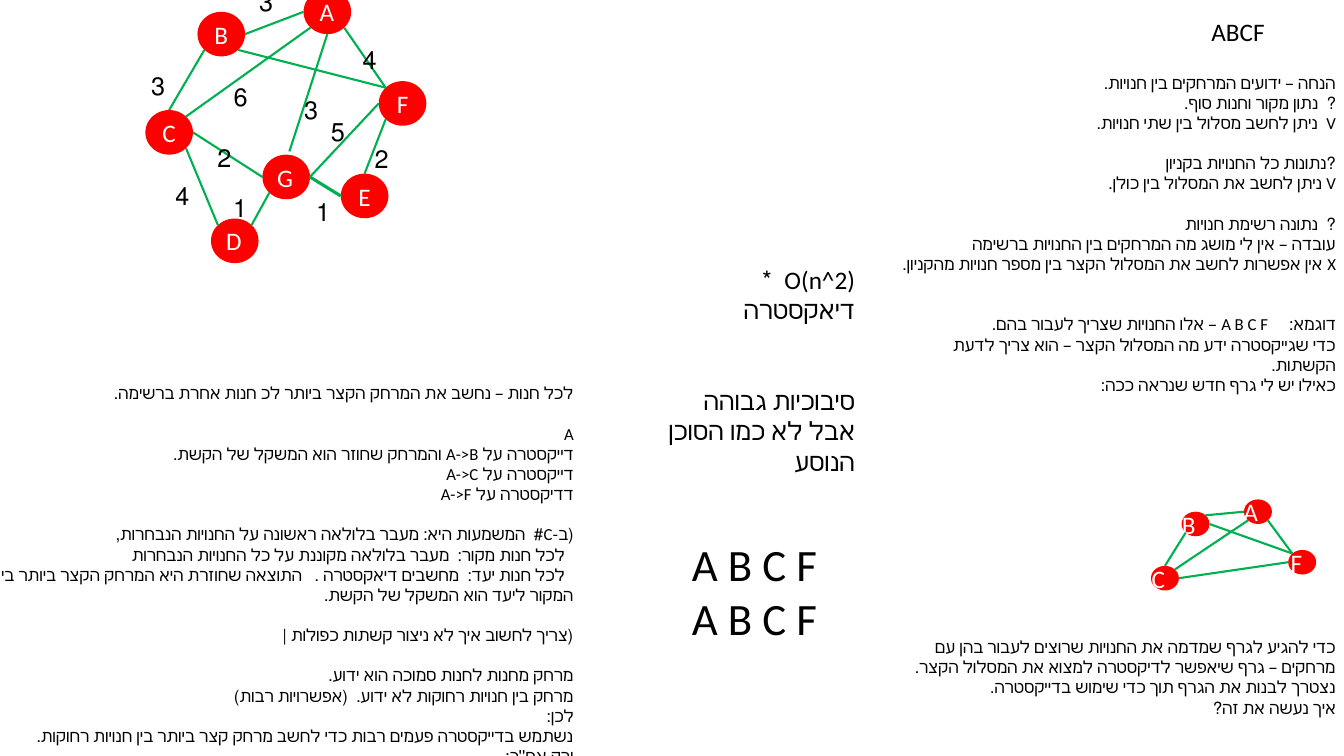
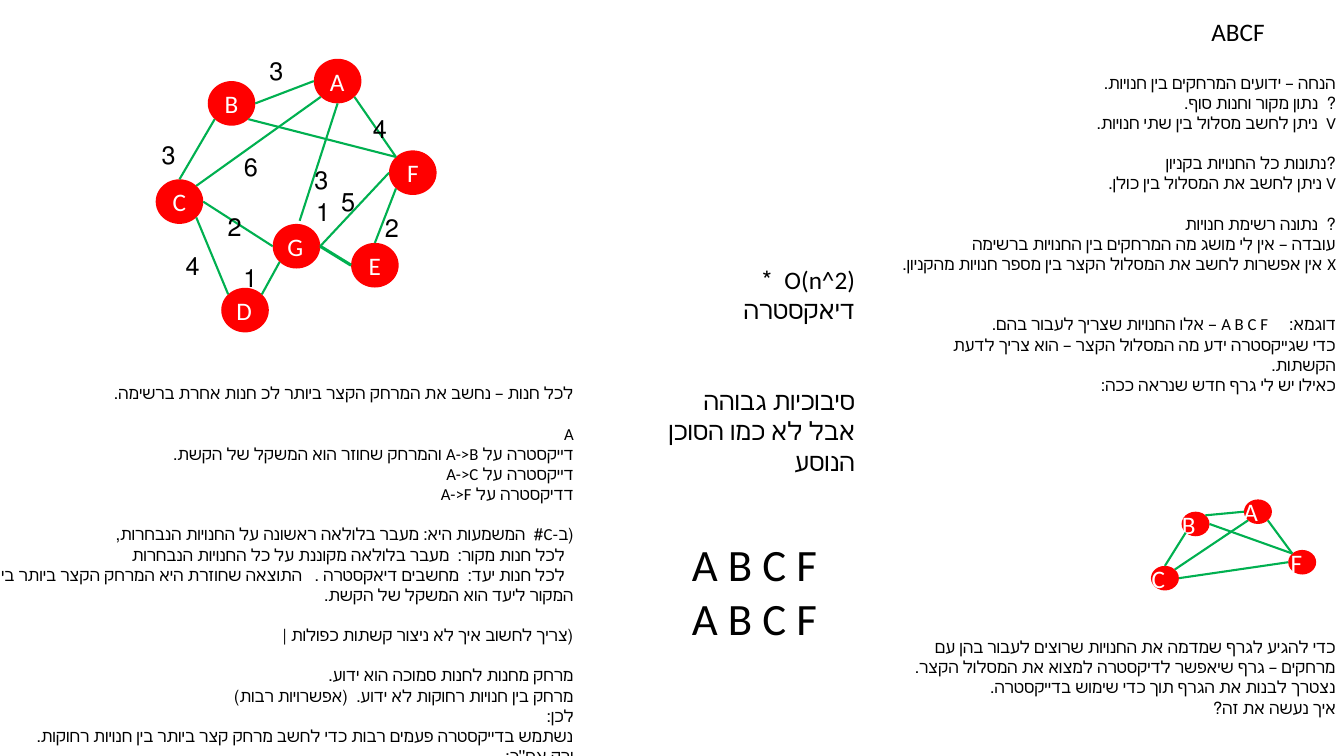
Before and after one commit to lielGlazer/mallwayze, a slide deck: slide 1 of אפליקציה וויז בקניון/צד שרת/הסברים לצד שרת/מה אני עושה.pptx. Drawn at 1344x756 pixels with LibreOffice and Linux fonts; fonts in the diff are those of the drawing. Boxes give left, top, right and bottom in pixels: in the first picture for what was removed or moved away, otherwise in the second. Text is boxed around its words. In the diff, an @@ line names an element or a change of style, - is before the commit and + after.

```diff
--- a/אפליקציה וויז בקניון/צד שרת/הסברים לצד שרת/מה אני עושה.pptx
+++ b/אפליקציה וויז בקניון/צד שרת/הסברים לצד שרת/מה אני עושה.pptx
@@ 12 lines, 10 texts, 7 ellipses moved together from (x1=145, y1=0, x2=426, y2=263) to (x1=155, y1=58, x2=437, y2=333) @@
```
Also in this commit, not shown: 12 other files.
